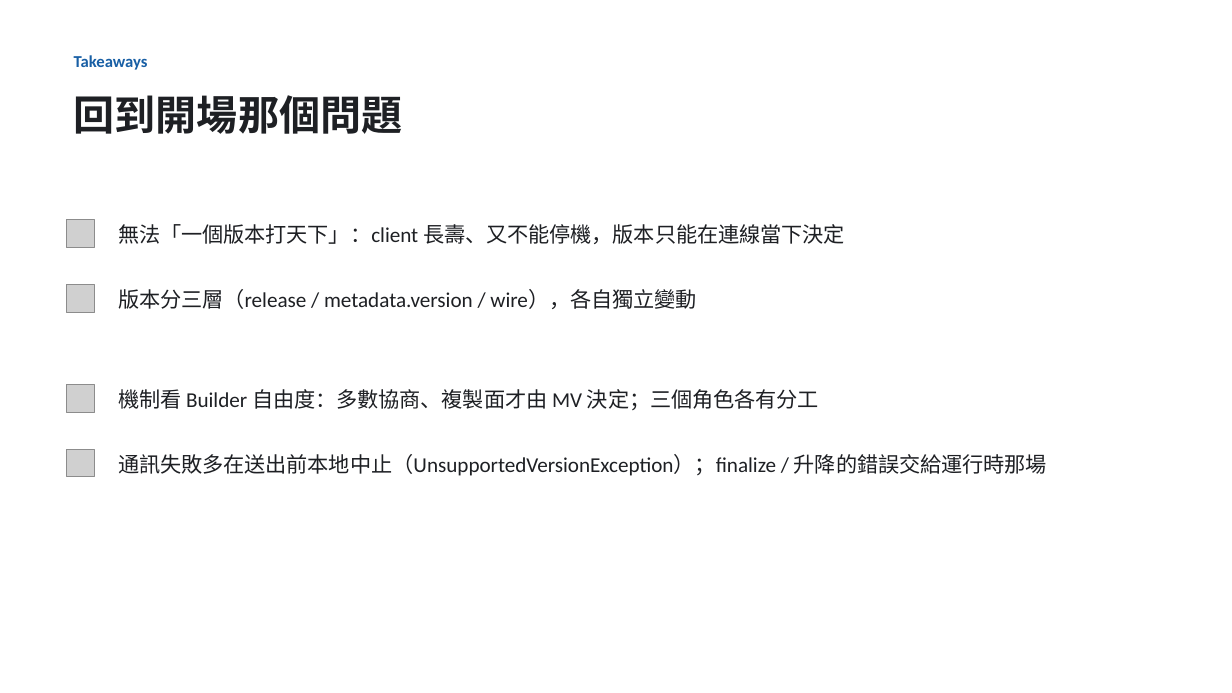
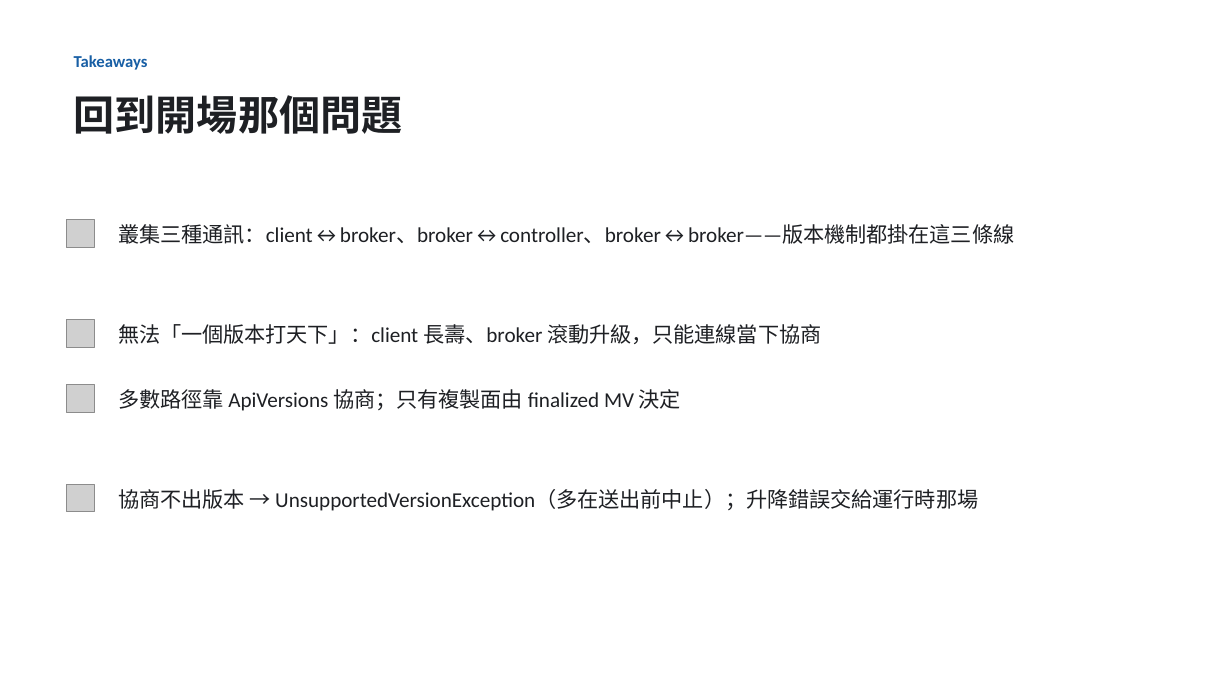
Before and after one commit to unknowntpo/kafka, a slide deck: slide 15 of study/version-control/kafka-version-negotiation.pptx (slide 16 before the commit). Drawn at 1232x693 pixels with LibreOffice and Linux fonts; fonts in the diff are those of the drawing; grey boxes stand for pictures. Boxes give left, top, right and bottom in pixels: in the first picture for what was removed or moved away, otherwise in the second. Text is boxed around its words. In the diff, an @@ line names an element or a change of style, - is before the commit and + after.

Commit message:
study(version-control): deck 重排為 2 段，開場先亮三種通訊角色地圖
- Part 1（版本怎麼選）：地圖(三角色) → 三層 scope → §2a Fetch 圖 → 選版機制；Part 2 失敗訊息
- 合併原 Part 1+2，controller 於開場地圖即登場，不再突兀；15 張
- talk-outline.md 同步為 2 段結構

```diff
--- a/study/version-control/kafka-version-negotiation.pptx
+++ b/study/version-control/kafka-version-negotiation.pptx
@@ text at bbox=[118, 224, 1014, 244]: text changed @@
-無法「一個版本打天下」：client 長壽、又不能停機，版本只能在連線當下決定
+叢集三種通訊：client↔broker、broker↔controller、broker↔broker——版本機制都掛在這三條線
@@ picture: place and size @@
-picture at bbox=[67, 285, 94, 312]
+picture at bbox=[67, 320, 94, 348]
@@ text at bbox=[118, 324, 821, 344]: text changed @@
-版本分三層（release / metadata.version / wire），各自獨立變動
+無法「一個版本打天下」：client 長壽、broker 滾動升級，只能連線當下協商
@@ text at bbox=[118, 389, 681, 411]: text changed @@
-機制看 Builder 自由度：多數協商、複製面才由 MV 決定；三個角色各有分工
+多數路徑靠 ApiVersions 協商；只有複製面由 finalized MV 決定
@@ picture: place and size @@
-picture at bbox=[67, 449, 94, 477]
+picture at bbox=[67, 484, 94, 512]
@@ text at bbox=[118, 489, 978, 511]: text changed @@
-通訊失敗多在送出前本地中止（UnsupportedVersionException）；finalize / 升降的錯誤交給運行時那場
+協商不出版本 → UnsupportedVersionException（多在送出前中止）；升降錯誤交給運行時那場
```
Also in this commit, not shown: 6 other slides changed, 1 slide removed, 2 other files.
